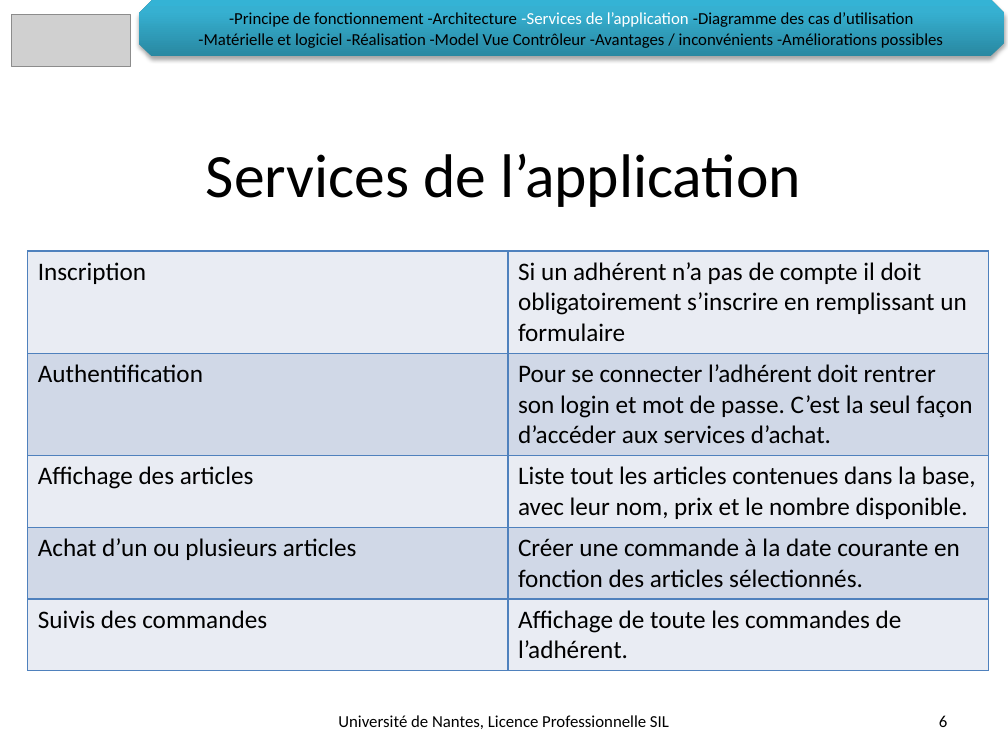
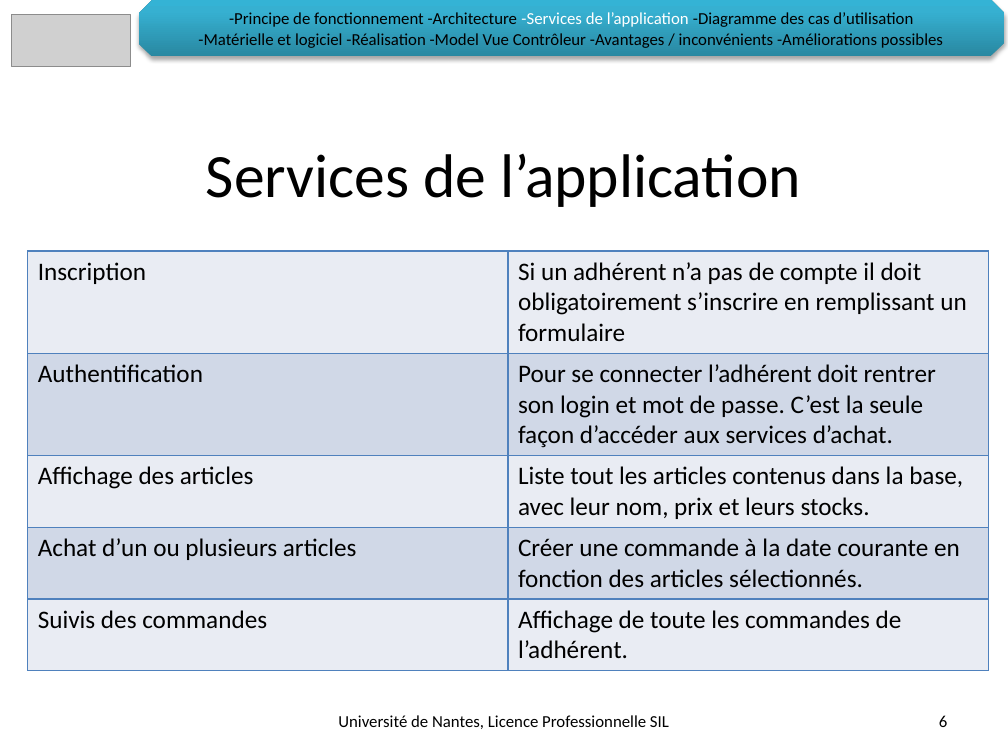
Before and after one commit to LeonardoALARCON/progr3, a slide deck: slide 6 of Documentation/DiapoProg3/PresentationProg3.pptx. Drawn at 1008x756 pixels with LibreOffice and Linux fonts; fonts in the diff are those of the drawing; grey boxes stand for pictures; background and template pictures are left out. Boxes give left, top, right and bottom in pixels: in the first picture for what was removed or moved away, otherwise in the second. Text is boxed around its words. In the diff, an @@ line names an element or a change of style, - is before the commit and + after.

```diff
--- a/Documentation/DiapoProg3/PresentationProg3.pptx
+++ b/Documentation/DiapoProg3/PresentationProg3.pptx
@@ table at <box>28,251,988,664</box> @@
-row 2, column 2: Pour se connecter l’adhérent doit rentrer son login et mot de passe. C’est la seul façon d’accéder aux services d’achat.
+row 2, column 2: Pour se connecter l’adhérent doit rentrer son login et mot de passe. C’est la seule façon d’accéder aux services d’achat.
-row 3, column 2: Liste tout les articles contenues dans la base, avec leur nom, prix et le nombre disponible.
+row 3, column 2: Liste tout les articles contenus dans la base, avec leur nom, prix et leurs stocks.
```
Also in this commit, not shown: 2 other slides changed, 4 other files.
